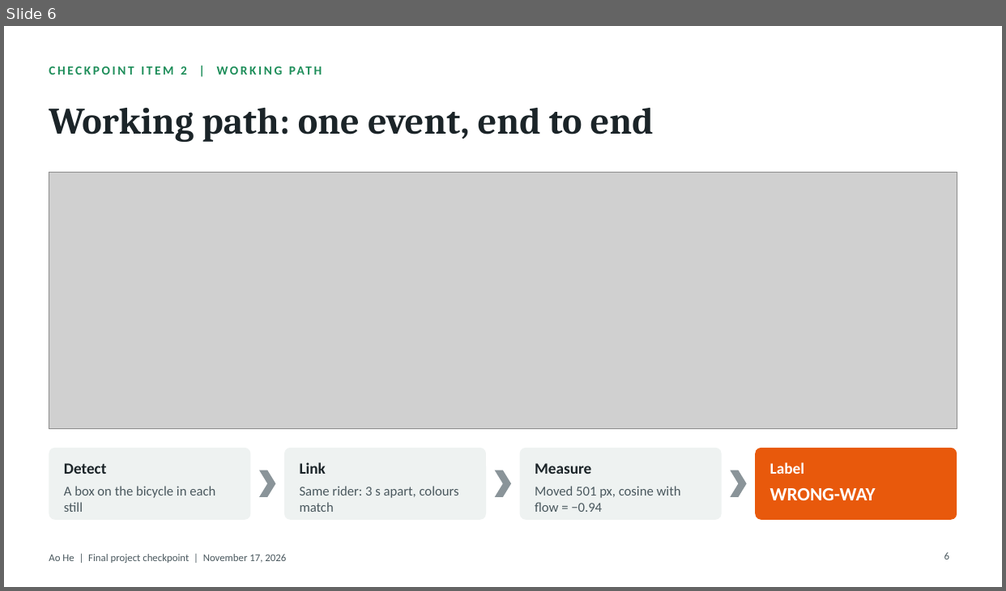
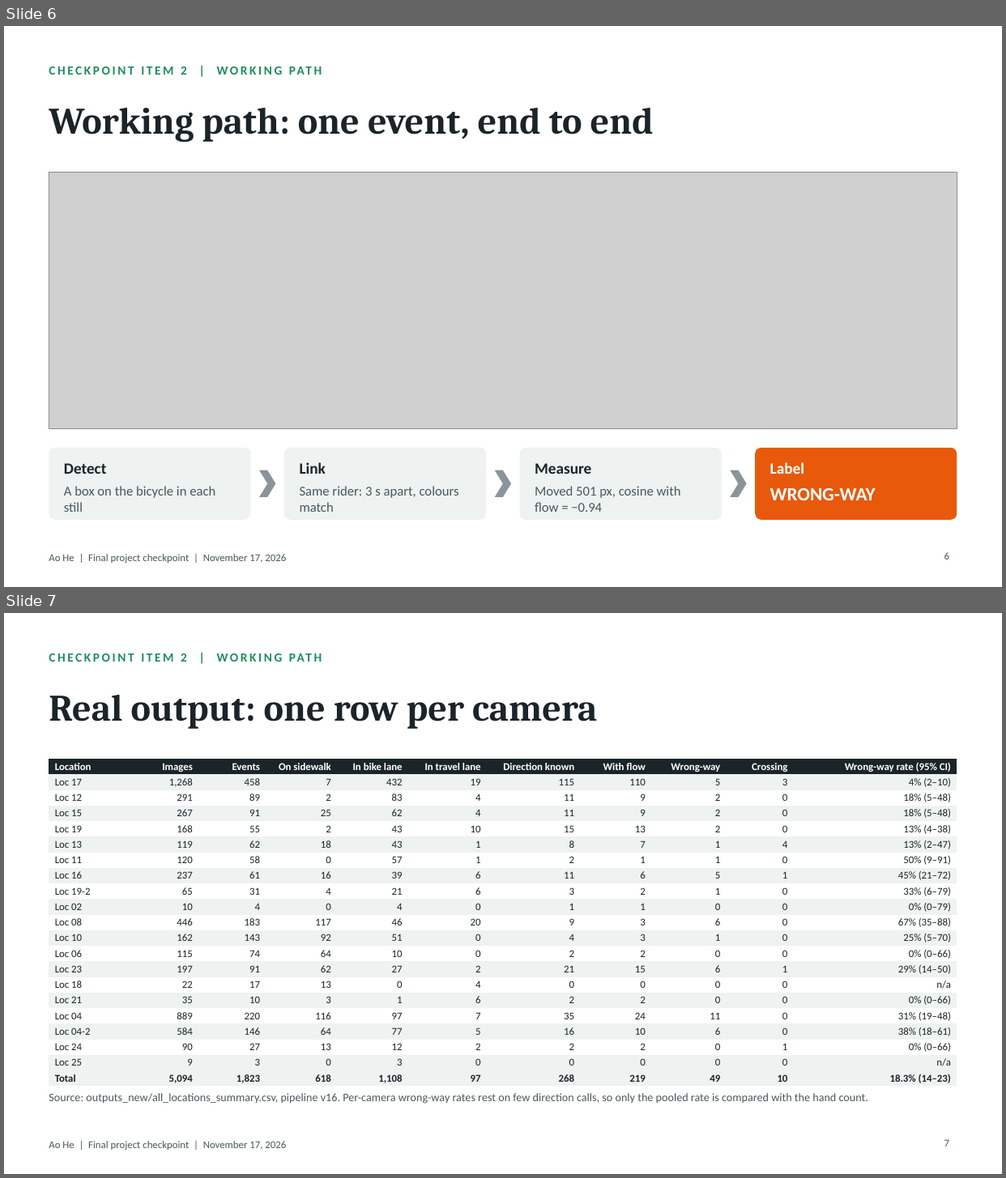
Before and after one commit to ao-he/Bicylist-System-726, a slide deck: slides/Final_Project_Checkpoint_AoHe.pptx. Shown one above the other, each under a label of ours: slide 6 before the commit, slides 6 and 7 after it. The pictures are 1006x591 and 1006x1178 pixels, drawn with LibreOffice and Linux fonts; fonts in the diff are those of the drawing; grey boxes stand for pictures. Boxes give left, top, right and bottom in pixels: in the first picture for what was removed or moved away, otherwise in the second. Text is boxed around its words. In the diff, an @@ line names an element or a change of style, - is before the commit and + after.

```diff
--- a/slides/Final_Project_Checkpoint_AoHe.pptx
+++ b/slides/Final_Project_Checkpoint_AoHe.pptx
@@ slide 7 added at bbox=[4, 613, 1002, 1174], background #FFFFFF; not listed: 1 template element that a slide beside it also shows @@
@@ text added at bbox=[181, 653, 187, 662], 12 pt, text #1E8E5A, bold @@
+CHECKPOINT ITEM 2 | WORKING PATH
@@ title added at bbox=[49, 695, 597, 729], 36 pt, text #1B2428, bold @@
+Real output: one row per camera
@@ table added at bbox=[49, 759, 957, 1087], 21 rows, 11 columns @@
+Location | Images | Events | On sidewalk | In bike lane | In travel lane | Direction known | With flow | Wrong-way | Crossing | Wrong-way rate (95% CI)
+Loc 17 | 1,268 | 458 | 7 | 432 | 19 | 115 | 110 | 5 | 3 | 4% (2–10)
+Loc 12 | 291 | 89 | 2 | 83 | 4 | 11 | 9 | 2 | 0 | 18% (5–48)
+Loc 15 | 267 | 91 | 25 | 62 | 4 | 11 | 9 | 2 | 0 | 18% (5–48)
+Loc 19 | 168 | 55 | 2 | 43 | 10 | 15 | 13 | 2 | 0 | 13% (4–38)
+Loc 13 | 119 | 62 | 18 | 43 | 1 | 8 | 7 | 1 | 4 | 13% (2–47)
+Loc 11 | 120 | 58 | 0 | 57 | 1 | 2 | 1 | 1 | 0 | 50% (9–91)
+Loc 16 | 237 | 61 | 16 | 39 | 6 | 11 | 6 | 5 | 1 | 45% (21–72)
+Loc 19-2 | 65 | 31 | 4 | 21 | 6 | 3 | 2 | 1 | 0 | 33% (6–79)
+Loc 02 | 10 | 4 | 0 | 4 | 0 | 1 | 1 | 0 | 0 | 0% (0–79)
+Loc 08 | 446 | 183 | 117 | 46 | 20 | 9 | 3 | 6 | 0 | 67% (35–88)
+Loc 10 | 162 | 143 | 92 | 51 | 0 | 4 | 3 | 1 | 0 | 25% (5–70)
+Loc 06 | 115 | 74 | 64 | 10 | 0 | 2 | 2 | 0 | 0 | 0% (0–66)
+Loc 23 | 197 | 91 | 62 | 27 | 2 | 21 | 15 | 6 | 1 | 29% (14–50)
+Loc 18 | 22 | 17 | 13 | 0 | 4 | 0 | 0 | 0 | 0 | n/a
+Loc 21 | 35 | 10 | 3 | 1 | 6 | 2 | 2 | 0 | 0 | 0% (0–66)
+Loc 04 | 889 | 220 | 116 | 97 | 7 | 35 | 24 | 11 | 0 | 31% (19–48)
+Loc 04-2 | 584 | 146 | 64 | 77 | 5 | 16 | 10 | 6 | 0 | 38% (18–61)
+Loc 24 | 90 | 27 | 13 | 12 | 2 | 2 | 2 | 0 | 1 | 0% (0–66)
+Loc 25 | 9 | 3 | 0 | 3 | 0 | 0 | 0 | 0 | 0 | n/a
+Total | 5,094 | 1,823 | 618 | 1,108 | 97 | 268 | 219 | 49 | 10 | 18.3% (14–23)
@@ text added at bbox=[49, 1093, 868, 1104], 11 pt, text #4A585E @@
+Source: outputs_new/all_locations_summary.csv, pipeline v16. Per-camera wrong-way rates rest on few direction calls, so only the pooled rate is compared with the hand count.
@@ page number added at bbox=[944, 1139, 949, 1147], 10 pt, text #4A585E @@
+7
```
Also in this commit, not shown: 2 slides changed, 2 other files.
